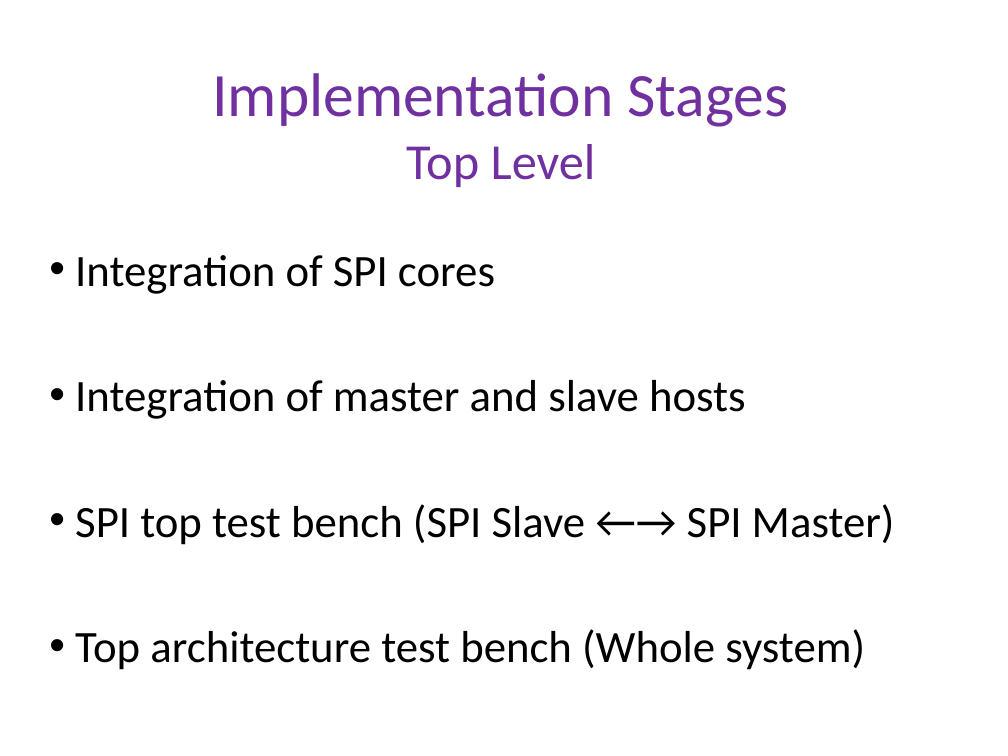
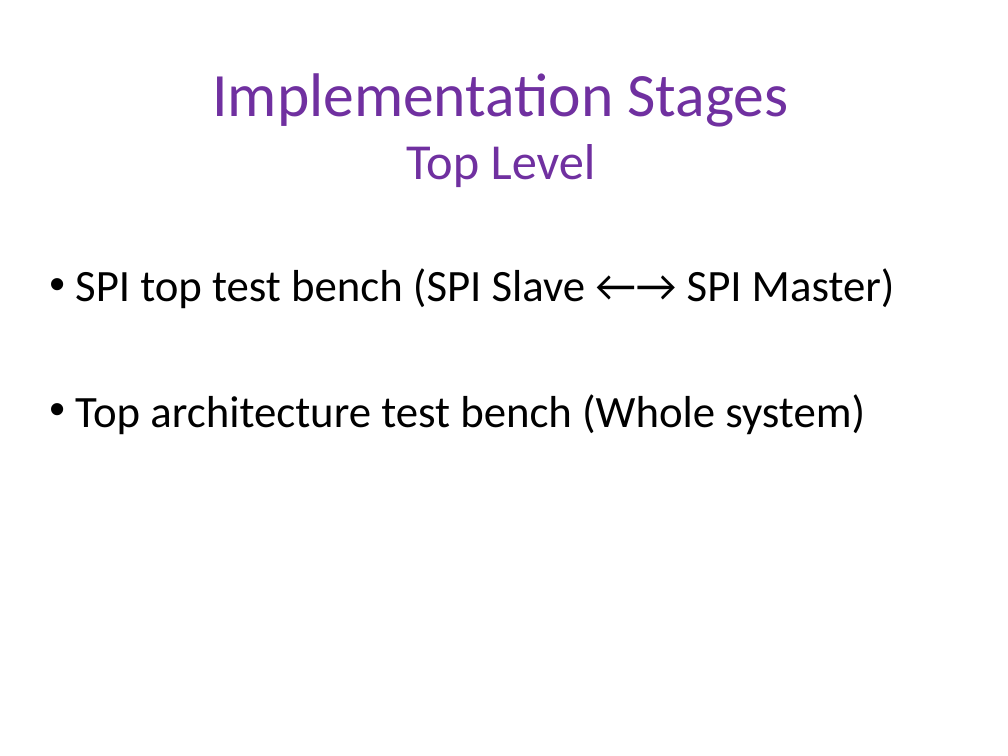
Before and after one commit to dengqingyong/vlsi-spi, a slide deck: slide 14 of Presentations/Final_Presentation/spi_final_presentation.pptx. Drawn at 1008x756 pixels with LibreOffice and Linux fonts; fonts in the diff are those of the drawing; background and template pictures are left out. Boxes give left, top, right and bottom in pixels: in the first picture for what was removed or moved away, otherwise in the second. Text is boxed around its words. In the diff, an @@ line names an element or a change of style, - is before the commit and + after.

```diff
--- a/Presentations/Final_Presentation/spi_final_presentation.pptx
+++ b/Presentations/Final_Presentation/spi_final_presentation.pptx
@@ subtitle "SPI top test bench (SPI ...": place and size @@
-subtitle "SPI top test bench (SPI ..." at bbox=[75, 255, 895, 670]
+subtitle "SPI top test bench (SPI ..." at bbox=[75, 268, 895, 435]
@@ subtitle at bbox=[75, 255, 746, 419]: paragraphs removed @@
-• Integration of SPI cores
-• Integration of master and slave hosts
```
Also in this commit, not shown: 8 other slides changed.
